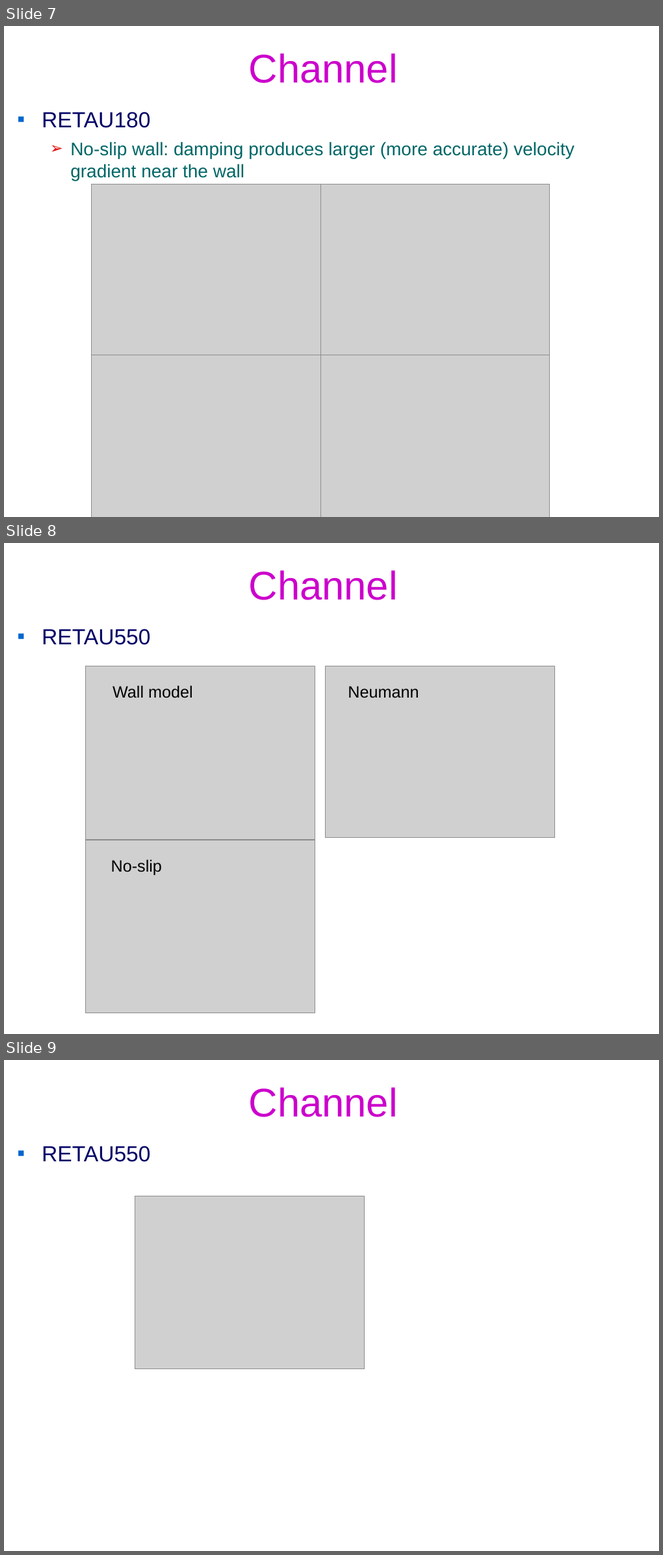
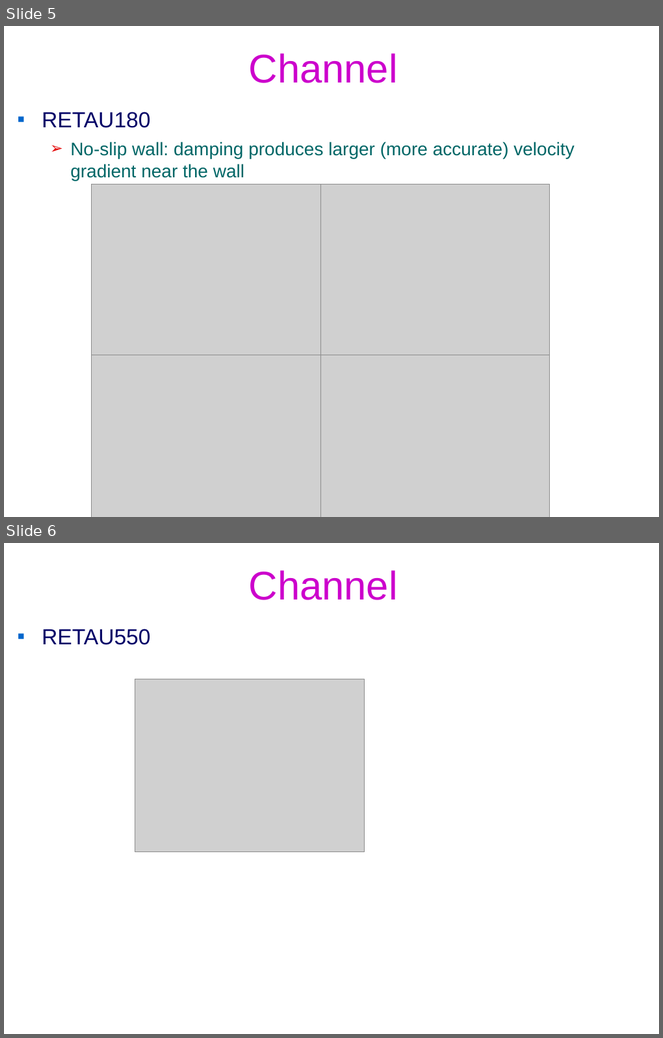
Before and after one commit to federicoVerolini/CaLES, a slide deck: docs/vv.pptx. Shown one above the other, each under a label of ours: slides 7, 8 and 9 before the commit, slides 5 and 6 after it. The pictures are 663x1555 and 663x1038 pixels, drawn with LibreOffice and Linux fonts; fonts in the diff are those of the drawing; grey boxes stand for pictures; background and template pictures are left out. Boxes give left, top, right and bottom in pixels: in the first picture for what was removed or moved away, otherwise in the second. Text is boxed around its words. In the diff, an @@ line names an element or a change of style, - is before the commit and + after.

Commit message:
sgs output, explicit sgs terms, robust wall model initialization

```diff
--- a/docs/vv.pptx
+++ b/docs/vv.pptx
@@ slide 8 removed at (x1=4, y1=543, x2=659, y2=1034), background #FFFFFF @@
@@ title removed at (x1=249, y1=570, x2=398, y2=600) @@
-Channel
@@ text removed at (x1=42, y1=629, x2=150, y2=645) @@
-▪ RETAU550
@@ picture removed at (x1=86, y1=667, x2=315, y2=840) @@
@@ picture removed at (x1=326, y1=667, x2=555, y2=838) @@
@@ text removed at (x1=113, y1=685, x2=193, y2=698) @@
-Wall model
@@ text removed at (x1=348, y1=686, x2=419, y2=698) @@
-Neumann
@@ picture removed at (x1=86, y1=840, x2=315, y2=1013) @@
@@ text removed at (x1=111, y1=860, x2=162, y2=875) @@
-No-slip
@@ what was slide 7 is now slide 5 @@
@@ what was slide 9 is now slide 6 @@
```
Also in this commit, not shown: 2 slides changed, 4 slides added, 3 other slides removed, 15 other files.
